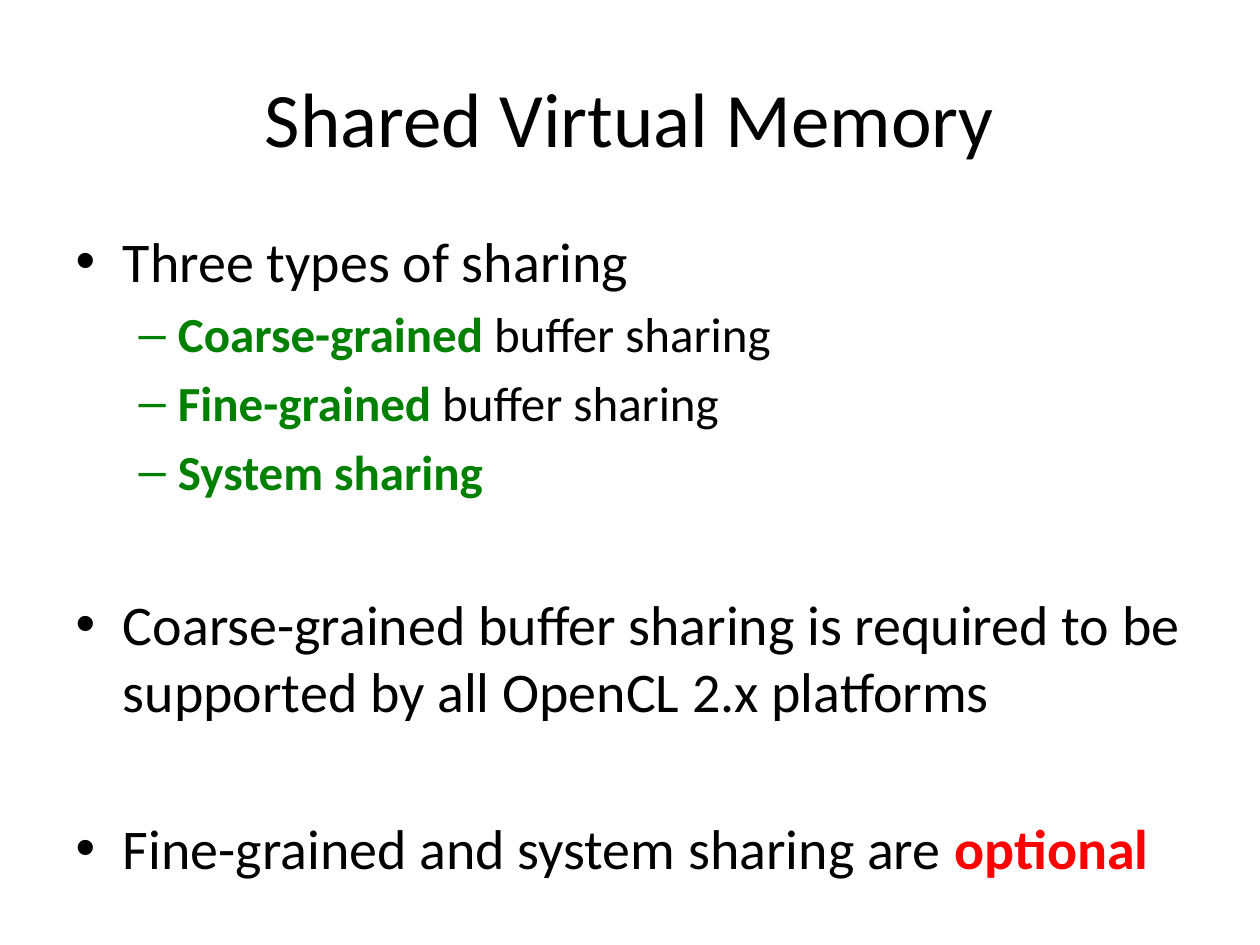
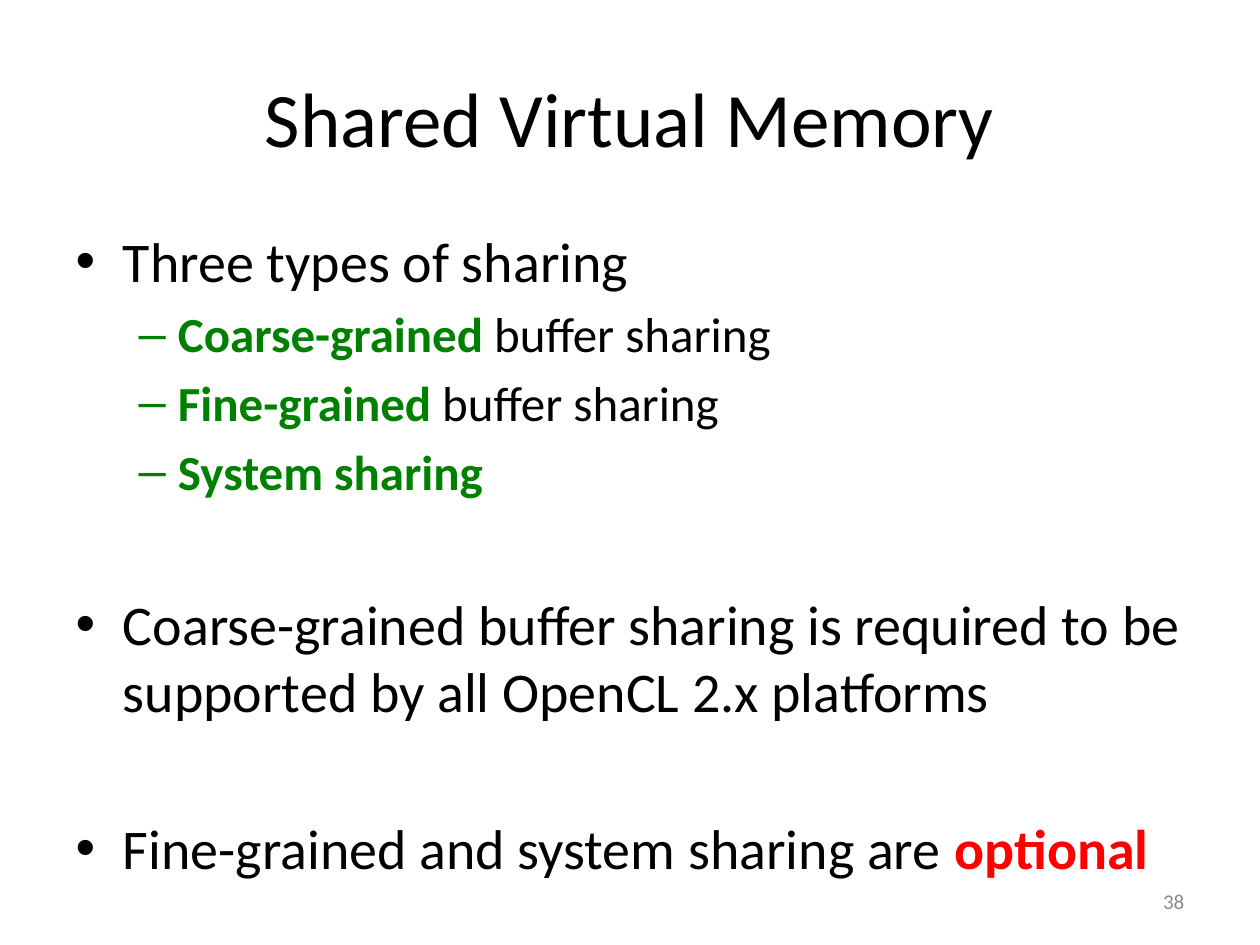
Before and after one commit to UoB-HPC/opencl-training-slides, a slide deck: slide 38 of advanced_part1.pptx. Drawn at 1260x945 pixels with LibreOffice and Linux fonts; fonts in the diff are those of the drawing. Boxes give left, top, right and bottom in pixels: in the first picture for what was removed or moved away, otherwise in the second. Text is boxed around its words. In the diff, an @@ line names an element or a change of style, - is before the commit and + after.

```diff
--- a/advanced_part1.pptx
+++ b/advanced_part1.pptx
@@ page number added at <box>1163,895,1184,909</box>, 12 pt, text #8C8C8C @@
+38
```
Also in this commit, not shown: 42 other slides changed.
